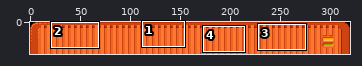
Sprite sheet: res/amiHUD.png. Above: a wide view before the commit, with the close-up outlined.
Close-up. First the earlier version:
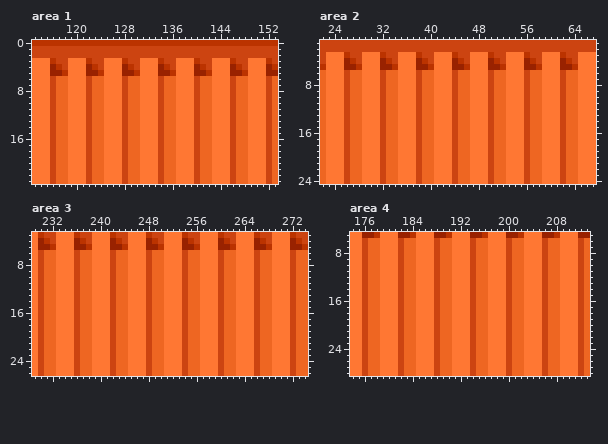
The file is 320x32 pixels. Shown: area 1: x 113..153, y 0..23; area 2: x 22..67, y 1..24; area 3: x 229..274, y 3..26; area 4: x 174..213, y 5..28.
And afterwards:
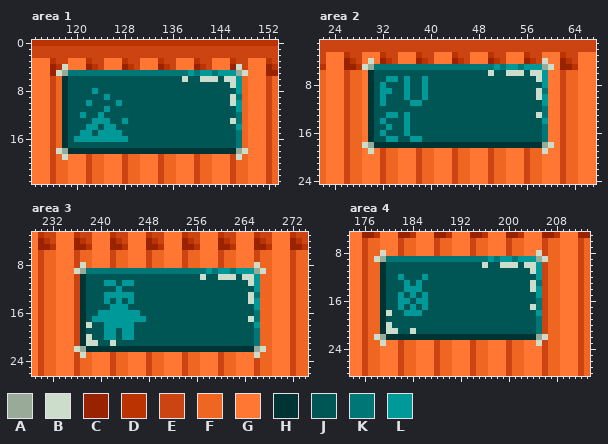
Palette (. is transparent): A #99aa99  B #ccddcc  C #992200  D #bb3300  E #cc4411  F #ee6622  G #ff7733  H #003333  J #005555  K #007777  L #009999
Log entry: Wicher-mode blinking-on-hud when loaded fix and some gfx testing
The edit:
Area 1:
y 4: x 118 E -> B; x 147 D -> B
y 5: x 117..148 CDGGGCCDGGGCCDGGGCCDGGGCCDGGGCCD -> BAKKKKKKKKKKKKKKKKKKKKLKLLKLLLAB
y 6: x 118..147 FGGGEFFGGGEFFGGGEFFGGGEFFGGGEF -> HJJJJJJJJJJJJJJJJJJJBJJBBBJBBL
y 7: x 118..147 FGGGEFFGGGEFFGGGEFFGGGEFFGGGEF -> HJJJJJJJJJJJJJJJJJJJJJJJJJJJBL
y 8: x 118..147 FGGGEFFGGGEFFGGGEFFGGGEFFGGGEF -> HJJJJLJJJJJJJJJJJJJJJJJJJJJJJL
y 9: x 118..147 FGGGEFFGGGEFFGGGEFFGGGEFFGGGEF -> HJJJJJJLJJJJJJJJJJJJJJJJJJJJBK
y 10: x 118..147 FGGGEFFGGGEFFGGGEFFGGGEFFGGGEF -> HJJJLJJJJLJJJJJJJJJJJJJJJJJJBL
y 11: x 118..147 FGGGEFFGGGEFFGGGEFFGGGEFFGGGEF -> HJJJJJJLJJJJJJJJJJJJJJJJJJJJJL
y 12: x 118..147 FGGGEFFGGGEFFGGGEFFGGGEFFGGGEF -> HJJLJJLJJJJJJJJJJJJJJJJJJJJJJK
y 13: x 118..147 FGGGEFFGGGEFFGGGEFFGGGEFFGGGEF -> HJJJJLLLJJLJJJJJJJJJJJJJJJJJBK
y 14: x 118..147 FGGGEFFGGGEFFGGGEFFGGGEFFGGGEF -> HJJJLLJLLJJJJJJJJJJJJJJJJJJJJL
y 15: x 118..147 FGGGEFFGGGEFFGGGEFFGGGEFFGGGEF -> HJJLLJLLLLJJJJJJJJJJJJJJJJJJJK
y 16: x 118..147 FGGGEFFGGGEFFGGGEFFGGGEFFGGGEF -> HJLLLLLLLLLJJJJJJJJJJJJJJJJJJK
y 17: x 118..147 FGGGEFFGGGEFFGGGEFFGGGEFFGGGEF -> HJJJJJJJJJJJJJJJJJJJJJJJJJJJJK
y 18: x 117..148 FFGGGEFFGGGEFFGGGEFFGGGEFFGGGEFF -> BAHHHHHHHHHHHHHHHHHHHHHHHHHHHHAB
y 19: x 118 F -> B; x 147 F -> B
Area 2:
y 4: x 30 G -> B; x 59 G -> B
y 5: x 29..60 GGGCCDGGGCCDGGGCCDGGGCCDGGGCCDGG -> BAKKKKKKKKKKKKKKKKKKKKLKLLKLLLAB
y 6: x 30..59 GGEFFGGGEFFGGGEFFGGGEFFGGGEFFG -> HJJJJJJJJJJJJJJJJJJJBJJBBBJBBL
y 7: x 30..59 GGEFFGGGEFFGGGEFFGGGEFFGGGEFFG -> HJJLLJLJJLJJJJJJJJJJJJJJJJJJBL
y 8: x 30..59 GGEFFGGGEFFGGGEFFGGGEFFGGGEFFG -> HJLJJJLJJLJJJJJJJJJJJJJJJJJJJL
y 9: x 30..59 GGEFFGGGEFFGGGEFFGGGEFFGGGEFFG -> HJLLJJLJJLJJJJJJJJJJJJJJJJJJBK
y 10: x 30..59 GGEFFGGGEFFGGGEFFGGGEFFGGGEFFG -> HJLJJJLJJLJJJJJJJJJJJJJJJJJJBL
y 11: x 30..59 GGEFFGGGEFFGGGEFFGGGEFFGGGEFFG -> HJLJJJJLLJJJJJJJJJJJJJJJJJJJJL
y 12: x 30..59 GGEFFGGGEFFGGGEFFGGGEFFGGGEFFG -> HJJJJJJJJJJJJJJJJJJJJJJJJJJJJK
y 13: x 30..59 GGEFFGGGEFFGGGEFFGGGEFFGGGEFFG -> HJJLLJLJJJJJJJJJJJJJJJJJJJJJBK
y 14: x 30..59 GGEFFGGGEFFGGGEFFGGGEFFGGGEFFG -> HJLJJJLJJJJJJJJJJJJJJJJJJJJJJL
y 15: x 30..59 GGEFFGGGEFFGGGEFFGGGEFFGGGEFFG -> HJJLJJLJJJJJJJJJJJJJJJJJJJJJJK
y 16: x 30..59 GGEFFGGGEFFGGGEFFGGGEFFGGGEFFG -> HJLJJJLJJJJJJJJJJJJJJJJJJJJJJK
y 17: x 30..59 GGEFFGGGEFFGGGEFFGGGEFFGGGEFFG -> HJJLLJJLLJJJJJJJJJJJJJJJJJJJJK
y 18: x 29..60 GGGEFFGGGEFFGGGEFFGGGEFFGGGEFFGG -> BAHHHHHHHHHHHHHHHHHHHHHHHHHHHHAB
y 19: x 30 G -> B; x 59 G -> B
Area 3:
y 8: x 237 F -> B; x 266 E -> B
y 9: x 236..267 EFFGGGEFFGGGEFFGGGEFFGGGEFFGGGEF -> BAKKKKKKKKKKKKKKKKKKKKLKLLKLLLAB
y 10: x 237..266 FFGGGEFFGGGEFFGGGEFFGGGEFFGGGE -> HJJJJJJJJJJJJJJJJJJJBJJBBBJBBL
y 11: x 237..266 FFGGGEFFGGGEFFGGGEFFGGGEFFGGGE -> HJJJLLJLLJJJJJJJJJJJJJJJJJJJBL
y 12: x 237..266 FFGGGEFFGGGEFFGGGEFFGGGEFFGGGE -> HJJJJJLJJJJJJJJJJJJJJJJJJJJJJL
y 13: x 237..266 FFGGGEFFGGGEFFGGGEFFGGGEFFGGGE -> HJJJLLLLLJJJJJJJJJJJJJJJJJJJBK
y 14: x 237..266 FFGGGEFFGGGEFFGGGEFFGGGEFFGGGE -> HJJJLJLJLJJJJJJJJJJJJJJJJJJJBL
y 15: x 237..266 FFGGGEFFGGGEFFGGGEFFGGGEFFGGGE -> HJJJJLLLJJJJJJJJJJJJJJJJJJJJJL
y 16: x 237..266 FFGGGEFFGGGEFFGGGEFFGGGEFFGGGE -> HJJLLLLLLLJJJJJJJJJJJJJJJJJJJK
y 17: x 237..266 FFGGGEFFGGGEFFGGGEFFGGGEFFGGGE -> HJLLLLLLLLLJJJJJJJJJJJJJJJJJBK
y 18: x 237..266 FFGGGEFFGGGEFFGGGEFFGGGEFFGGGE -> HBJJLLLLLJJJJJJJJJJJJJJJJJJJJL
y 19: x 237..266 FFGGGEFFGGGEFFGGGEFFGGGEFFGGGE -> HJJJLLJLLJJJJJJJJJJJJJJJJJJJJK
y 20: x 237..266 FFGGGEFFGGGEFFGGGEFFGGGEFFGGGE -> HBJJLLJLLJJJJJJJJJJJJJJJJJJJJK
y 21: x 237..266 FFGGGEFFGGGEFFGGGEFFGGGEFFGGGE -> HBBJJBJJJJJJJJJJJJJJJJJJJJJJJK
y 22: x 236..267 EFFGGGEFFGGGEFFGGGEFFGGGEFFGGGEF -> BAHHHHHHHHHHHHHHHHHHHHHHHHHHHHAB
y 23: x 237 F -> B; x 266 E -> B
Area 4:
y 8: x 179 G -> B; x 205 G -> B
y 9: x 178..206 FGGGEFFGGGEFFGGGEFFGGGEFFGGGE -> BAKKKKKKKKKKKKKKKKKLKLLKLLLAB
y 10: x 179..205 GGGEFFGGGEFFGGGEFFGGGEFFGGG -> HJJJJJJJJJJJJJJJJBJJBBBJBBL
y 11: x 179..205 GGGEFFGGGEFFGGGEFFGGGEFFGGG -> HJJJJJJJJJJJJJJJJJJJJJJJJBL
y 12: x 179..205 GGGEFFGGGEFFGGGEFFGGGEFFGGG -> HJJLJJJLJJJJJJJJJJJJJJJJJJL
y 13: x 179..205 GGGEFFGGGEFFGGGEFFGGGEFFGGG -> HJJJLJLJJJJJJJJJJJJJJJJJJBK
y 14: x 179..205 GGGEFFGGGEFFGGGEFFGGGEFFGGG -> HJJJLLLJJJJJJJJJJJJJJJJJJBL
y 15: x 179..205 GGGEFFGGGEFFGGGEFFGGGEFFGGG -> HJJLJLJLJJJJJJJJJJJJJJJJJJL
y 16: x 179..205 GGGEFFGGGEFFGGGEFFGGGEFFGGG -> HJJLLJLLJJJJJJJJJJJJJJJJJJK
y 17: x 179..205 GGGEFFGGGEFFGGGEFFGGGEFFGGG -> HJJLJLJLJJJJJJJJJJJJJJJJJBK
y 18: x 179..205 GGGEFFGGGEFFGGGEFFGGGEFFGGG -> HBJJLLLJJJJJJJJJJJJJJJJJJJL
y 19: x 179..205 GGGEFFGGGEFFGGGEFFGGGEFFGGG -> HJJJJJJJJJJJJJJJJJJJJJJJJJK
y 20: x 179..205 GGGEFFGGGEFFGGGEFFGGGEFFGGG -> HBJJJJJJJJJJJJJJJJJJJJJJJJK
y 21: x 179..205 GGGEFFGGGEFFGGGEFFGGGEFFGGG -> HBBJJBJJJJJJJJJJJJJJJJJJJJK
y 22: x 178..206 FGGGEFFGGGEFFGGGEFFGGGEFFGGGE -> BAHHHHHHHHHHHHHHHHHHHHHHHHHAB
y 23: x 179 G -> B; x 205 G -> B
